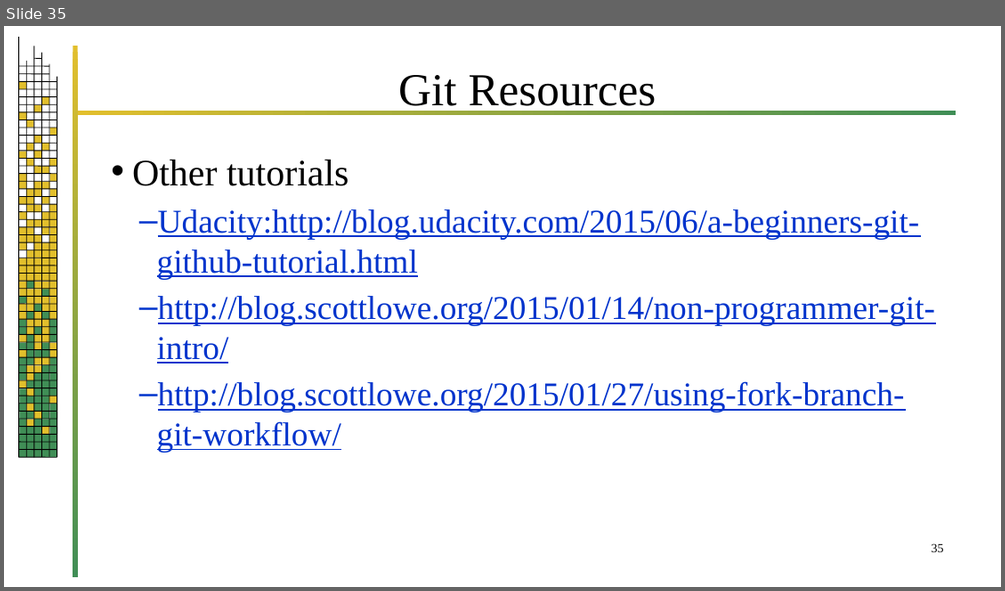
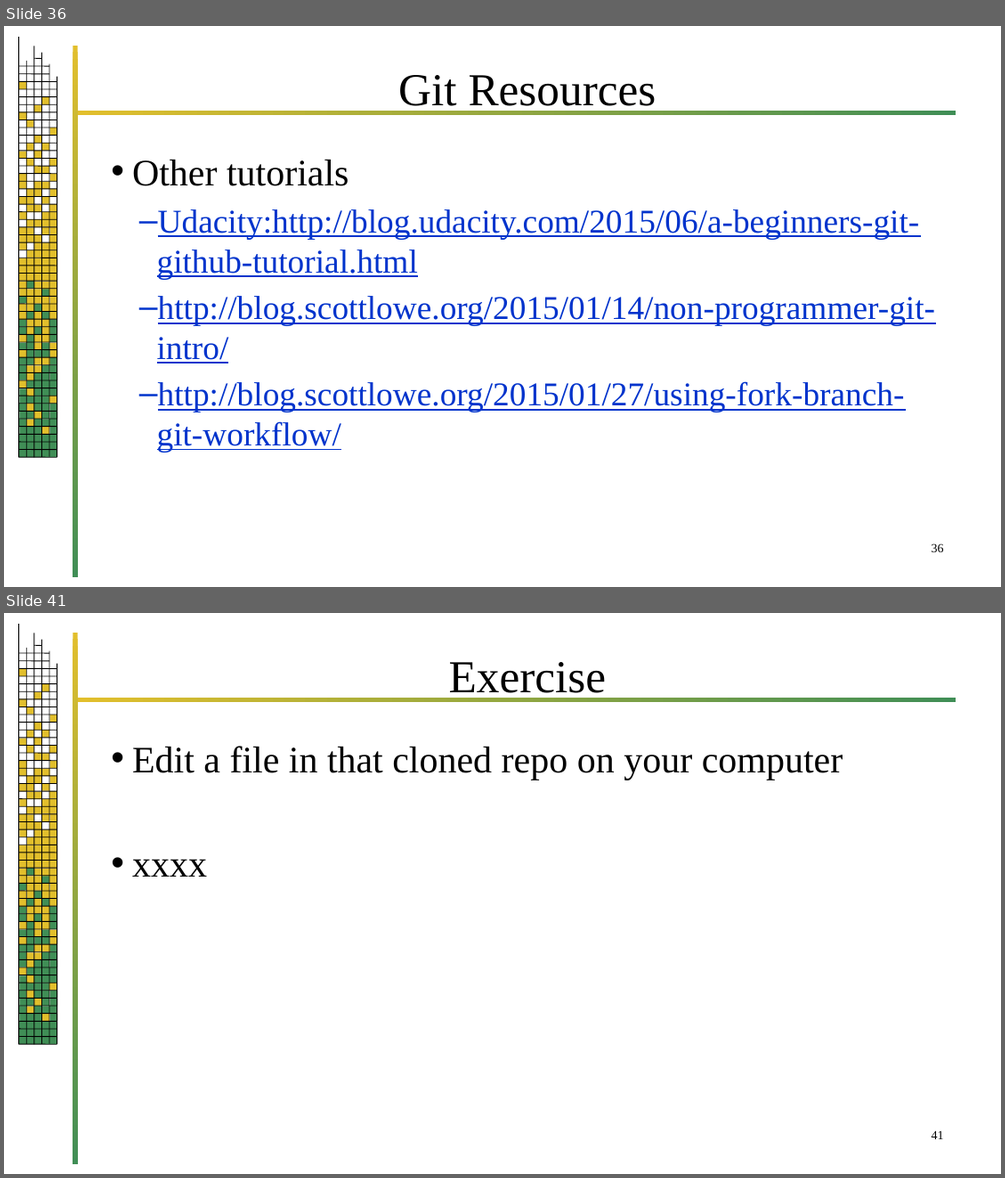
Before and after one commit to jrb28/git, a slide deck: 26bGit.pptx. Shown one above the other, each under a label of ours: slide 35 before the commit, slides 36 and 41 after it; the slides between them are not shown. The pictures are 1005x591 and 1005x1178 pixels, drawn with LibreOffice and Linux fonts; fonts in the diff are those of the drawing; background and template pictures are left out. Boxes give left, top, right and bottom in pixels: in the first picture for what was removed or moved away, otherwise in the second. Text is boxed around its words. In the diff, an @@ line names an element or a change of style, - is before the commit and + after.

```diff
--- a/26bGit.pptx
+++ b/26bGit.pptx
@@ slide 41 added at [4,613,1001,1174], background #FFFFFF; not listed: 220 template elements that a slide beside it also shows @@
@@ title added at [449,662,607,701], 44 pt, text #000000 @@
+Exercise
@@ text added at [132,746,842,876], 36 pt, text #000000 @@
+• Edit a file in that cloned repo on your computer
+• xxxx
@@ page number added at [931,1130,944,1139], 12 pt, text #000000 @@
+41
@@ what was slide 35 is now slide 36 @@
@@ page number at [931,543,944,552]: text changed @@
-35
+36
```
Also in this commit, not shown: 8 other slides added, 5 slides removed.
